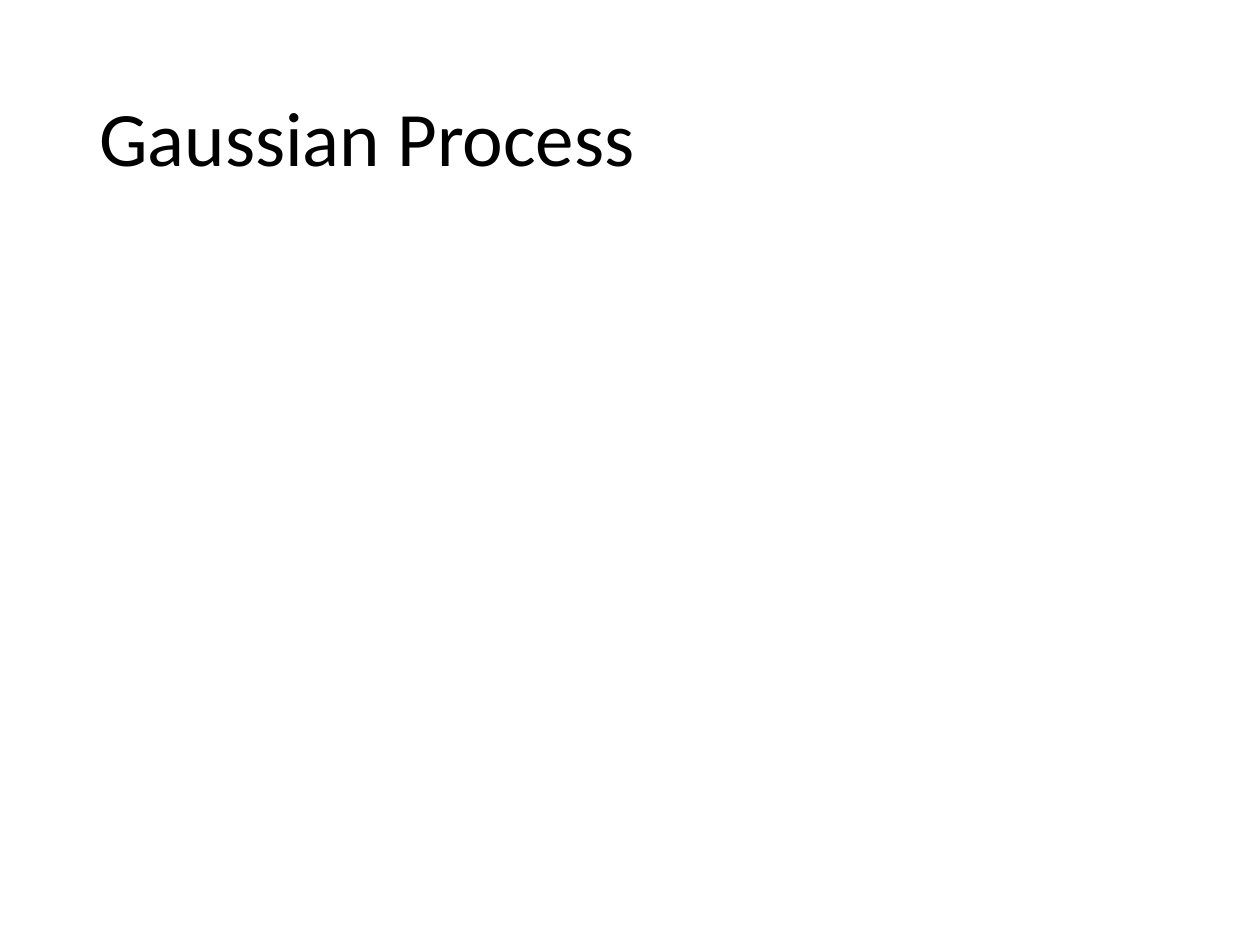
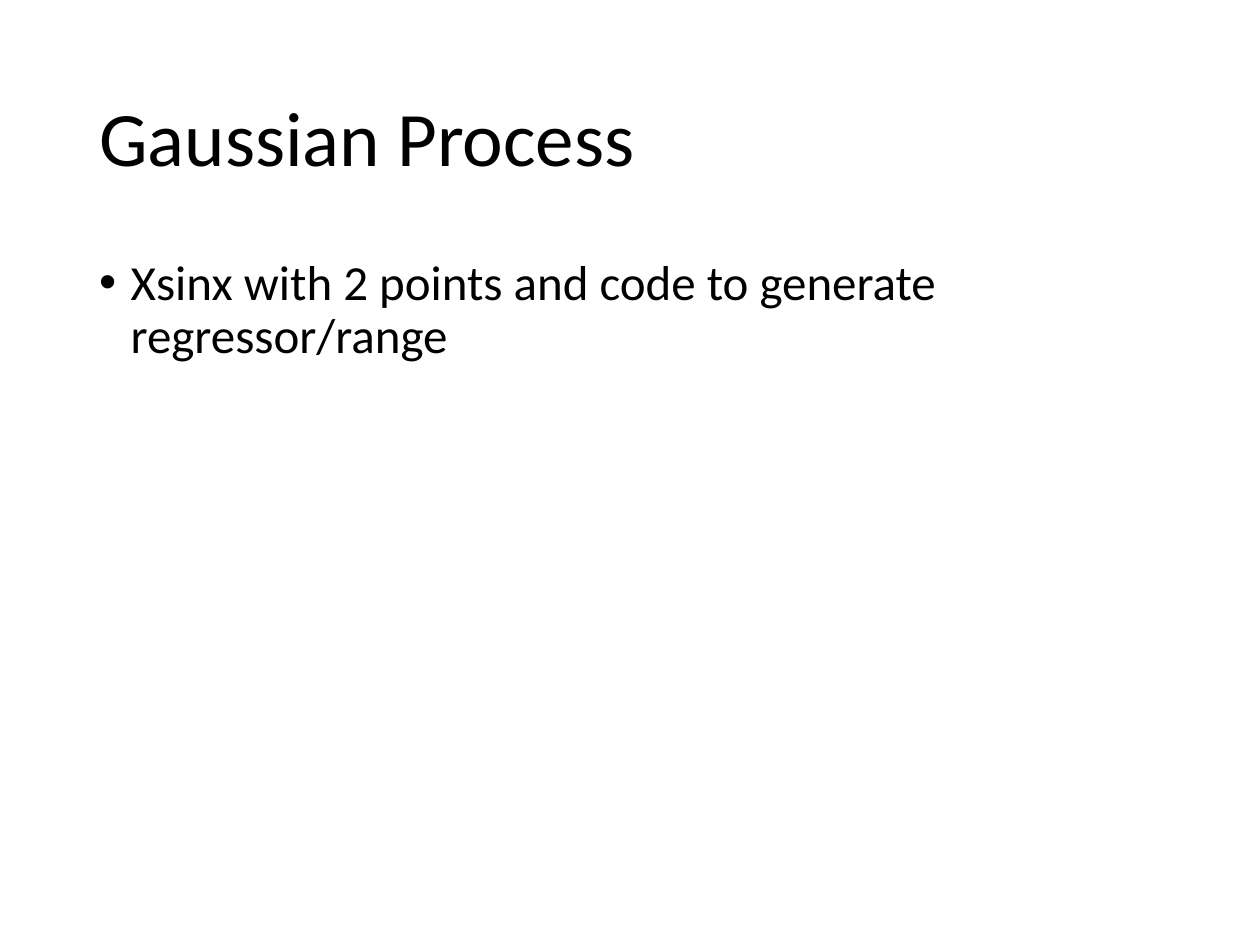
Before and after one commit to jkingphd/practical_bayes_opt, a slide deck: slide 13 of Data_science_nashville_jkk.pptx. Drawn at 1260x945 pixels with LibreOffice and Linux fonts; fonts in the diff are those of the drawing. Boxes give left, top, right and bottom in pixels: in the first picture for what was removed or moved away, otherwise in the second. Text is boxed around its words. In the diff, an @@ line names an element or a change of style, - is before the commit and + after.

```diff
--- a/Data_science_nashville_jkk.pptx
+++ b/Data_science_nashville_jkk.pptx
@@ text added at [131,266,936,362], 28 pt, text #000000 @@
+• Xsinx with 2 points and code to generate regressor/range
```
Also in this commit, not shown: 4 other slides changed, 1 other file.
